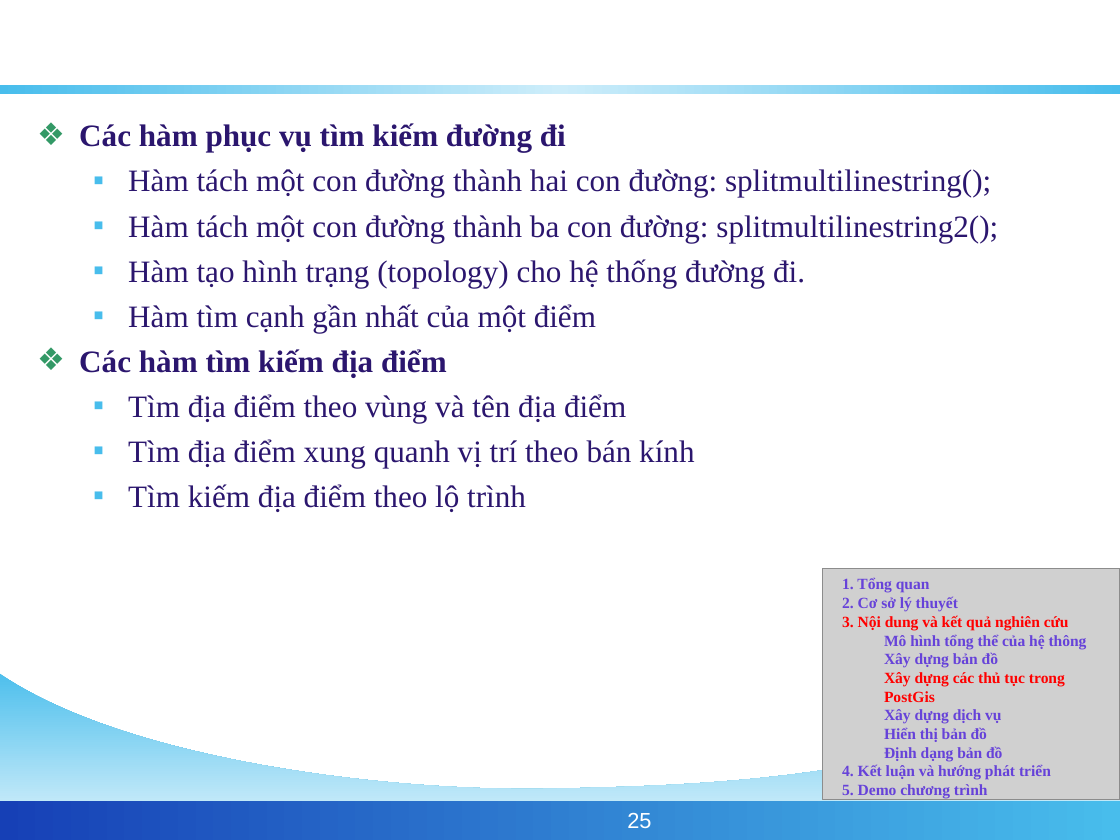
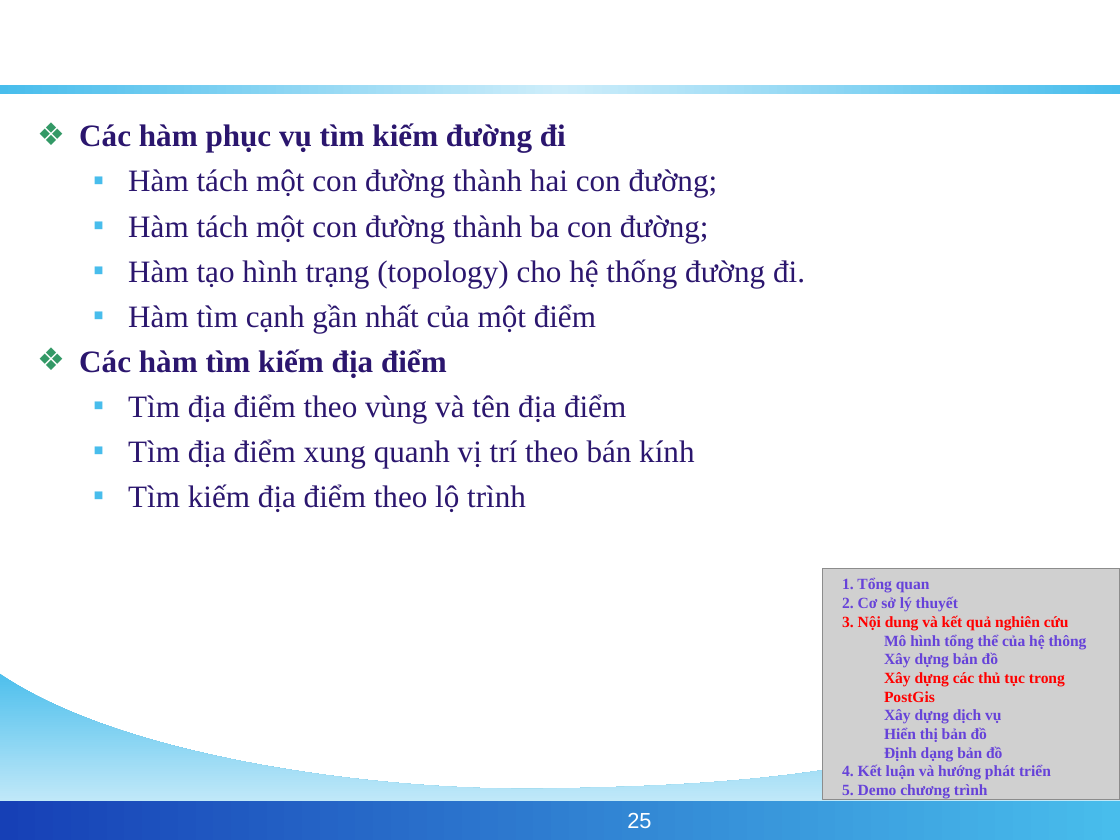
Before and after one commit to phamngsinh/cantho-webgis, a slide deck: slide 25 of Document/Bao Cao/BaoCaoLuanVan.ppt. Drawn at 1120x840 pixels with LibreOffice and Linux fonts; fonts in the diff are those of the drawing; grey boxes stand for pictures; background and template pictures are left out. Boxes give left, top, right and bottom in pixels: in the first picture for what was removed or moved away, otherwise in the second. Text is boxed around its words. In the diff, an @@ line names an element or a change of style, - is before the commit and + after.

```diff
--- a/Document/Bao Cao/BaoCaoLuanVan.ppt
+++ b/Document/Bao Cao/BaoCaoLuanVan.ppt
@@ text at box(128, 169, 718, 242): text changed @@
-  ▪ Hàm tách một con đường thành hai con đường: splitmultilinestring();
-  ▪ Hàm tách một con đường thành ba con đường: splitmultilinestring2();
+  ▪ Hàm tách một con đường thành hai con đường;
+  ▪ Hàm tách một con đường thành ba con đường;
```
Also in this commit, not shown: 1 other slide changed.
